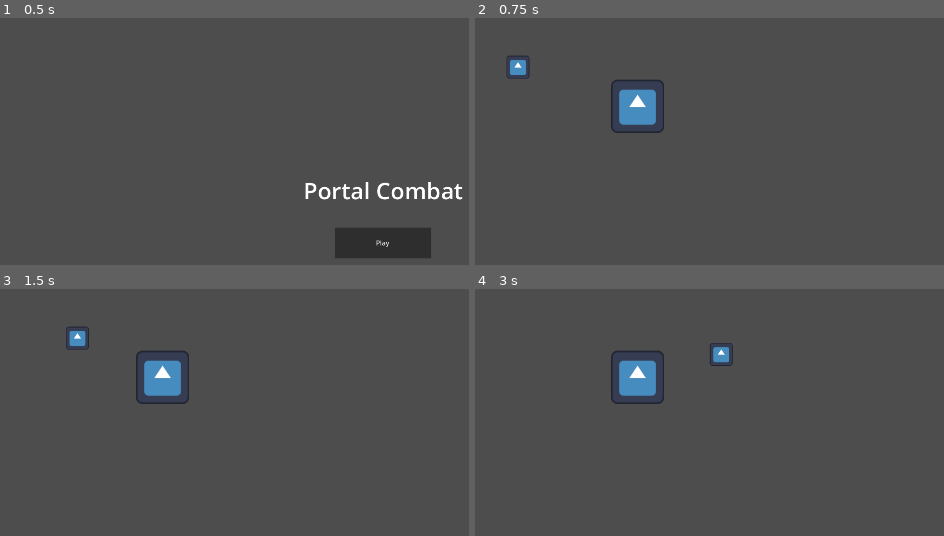
Above: before the commit, frames 1-4 (two rows, left to right).
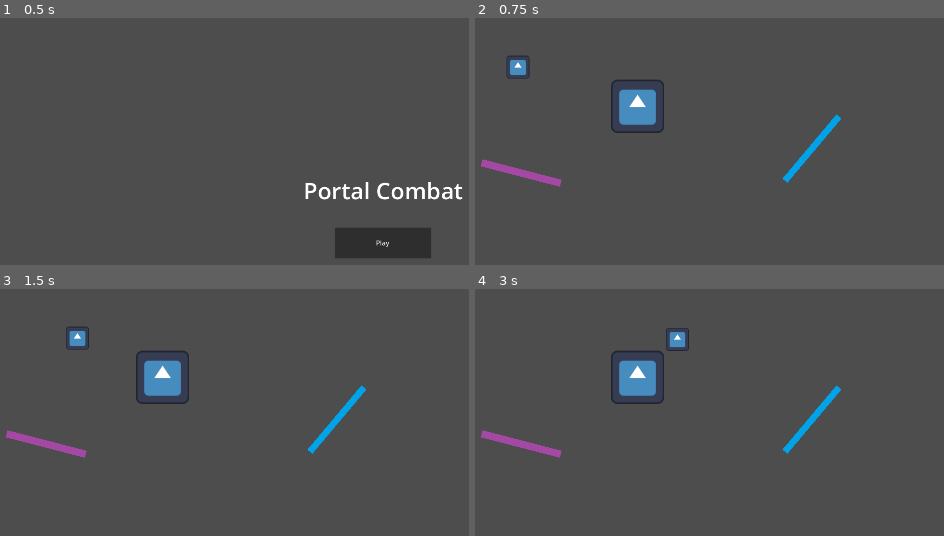
Above: after the commit, the same moments.

Repository: Atticus-Atticus/Portal-Combat
Game: Godot game, scene res://Scenes/MainMenu.tscn
Same seed, same stepped clock (60 frames per second), same inputs: the game is played once before the commit and once after it. The project has no main scene, so this scene is started directly. The engine's default icon, where the game draws it, is replaced by a stand-in: a white triangle on a blue panel in a dark square.
Inputs:
- Up to frame 1 (0.5 s): no input
- Up to frame 2 (0.75 s): click "Play" at 0.5 s
- Up to frame 3 (1.5 s): tap Enter at 1.25 s; hold D (RIGHT) from 1.28 s (still down)
- Up to frame 4 (3 s): release D (RIGHT) at 2.03 s; hold S (DOWN) 2.03-2.78 s; tap Space at 2.75 s; hold D (RIGHT) from 2.78 s (still down)

Frame 1 is identical in both runs. In frame 2, 1.0% of the frame differs, in the area x 1-79%, y 38-69%; in frame 3, 1.0%; in frame 4, 1.6%, in the area x 1-79%, y 15-69%.

Commit message:
redoing portals i forgot to push
i dont trust the changed files thou

Diff:
--- a/Scenes/TestLevel.tscn
+++ b/Scenes/TestLevel.tscn
@@ -1,9 +1,11 @@
-[gd_scene load_steps=9 format=3 uid="uid://i12xgox118vy"]
+[gd_scene load_steps=11 format=3 uid="uid://i12xgox118vy"]
 
 [ext_resource type="Script" path="res://Scripts/player_controls_script.gd" id="1_lc62b"]
 [ext_resource type="Texture2D" uid="uid://b1dycvt76lblu" path="res://icon.svg" id="2_psq52"]
 [ext_resource type="Script" path="res://Scripts/leftportscript.gd" id="3_wygb7"]
 [ext_resource type="Script" path="res://Scripts/Rightportscript.gd" id="4_0se4o"]
+[ext_resource type="Texture2D" uid="uid://l0t8xiw70xma" path="res://Temp Textures/TempPurple.png" id="4_c5qg2"]
+[ext_resource type="Texture2D" uid="uid://c2rcdbe07c4xw" path="res://Temp Textures/TempTextureBlue.png" id="6_gj50w"]
 
 [sub_resource type="RectangleShape2D" id="RectangleShape2D_dcfyn"]
 size = Vector2(128, 128)
@@ -42,22 +44,32 @@
 texture = ExtResource("2_psq52")
 
 [node name="Leftport" type="Area2D" parent="."]
-position = Vector2(142, 264)
-rotation = 1.5708
+position = Vector2(249, 391)
+rotation = 0.253073
 
 [node name="CollisionShape2D" type="CollisionShape2D" parent="Leftport"]
-position = Vector2(-1.00012, 15)
+position = Vector2(-100, 0)
 shape = SubResource("RectangleShape2D_0hado")
 script = ExtResource("3_wygb7")
 
+[node name="Sprite2D" type="Sprite2D" parent="Leftport"]
+position = Vector2(-99, 6.00036)
+scale = Vector2(0.326379, -0.0289205)
+texture = ExtResource("4_c5qg2")
+
 [node name="Rightport" type="Area2D" parent="."]
-position = Vector2(602, 157)
-rotation = 3.14159
+position = Vector2(788, 394)
+rotation = 2.27067
 
 [node name="CollisionShape2D" type="CollisionShape2D" parent="Rightport"]
-position = Vector2(0, 47)
+position = Vector2(-100, 0)
 shape = SubResource("RectangleShape2D_wal1i")
 script = ExtResource("4_0se4o")
 
+[node name="Sprite2D" type="Sprite2D" parent="Rightport"]
+position = Vector2(-101.289, 4.88832)
+scale = Vector2(0.165329, 0.0223126)
+texture = ExtResource("6_gj50w")
+
 [connection signal="body_entered" from="Leftport" to="Leftport/CollisionShape2D" method="_on_leftport_body_entered"]
 [connection signal="body_entered" from="Rightport" to="Rightport/CollisionShape2D" method="_on_rightport_body_entered"]
--- a/Scripts/Rightportscript.gd
+++ b/Scripts/Rightportscript.gd
@@ -14,15 +14,4 @@
 
 
 func _on_rightport_body_entered(body: Node2D) -> void:
-	body.position = $"../../Leftport".position
-
-
-	if round($"..".rotation_degrees - $"../../Leftport".rotation_degrees) / 90  == 3:
-		body.velocity.x = - body.velocity.y
-		body.velocity.y = - body.velocity.x
-	elif round($"..".rotation_degrees - $"../../Leftport".rotation_degrees) / 90 == 1:
-		body.velocity.x = body.velocity.y
-		body.velocity.y = body.velocity.x
-	elif round($"..".rotation_degrees - $"../../Leftport".rotation_degrees) / 90 == 2:
-		body.velocity.x = - body.velocity.x
-		body.velocity.y = - body.velocity.y
+	pass
--- a/Scripts/leftportscript.gd
+++ b/Scripts/leftportscript.gd
@@ -12,17 +12,20 @@
 
 
 func _on_leftport_body_entered(body: Node2D) -> void:
-	body.position = $"../../Rightport".position
-	print(round($"../../Rightport".rotation_degrees - $"..".rotation_degrees   ))
+	var xtemp : float
+	var ytemp : float
+	var lefttemp : float
 
-	if round($"../../Rightport".rotation_degrees - $"..".rotation_degrees) / 90  == 3:
-		body.velocity.x = - body.velocity.y
-		body.velocity.y = - body.velocity.x
-	elif round($"../../Rightport".rotation_degrees - $"..".rotation_degrees) / 90 == 1:
-		body.velocity.x = body.velocity.y
-		body.velocity.y = body.velocity.x
-	elif round($"../../Rightport".rotation_degrees - $"..".rotation_degrees) / 90 == 2:
-		body.velocity.x = - body.velocity.x
-		body.velocity.y = - body.velocity.y
+	ytemp = $"../../Rightport".position.y - ((sqrt(pow(body.position.y - $"..".position.y,2) + pow(body.position.x - $"..".position.x,2))) * sin($"../../Rightport".rotation))
+	xtemp = $"../../Rightport".position.x - ((sqrt(pow(body.position.y - $"..".position.y,2) + pow(body.position.x - $"..".position.x,2))) * cos($"../../Rightport".rotation))
+	body.position.x = xtemp
+	body.position.y = ytemp
+
+
+	ytemp = ((sqrt(pow(body.velocity.x,2) + pow(body.velocity.y,2))) * sin($"../../Rightport".rotation - (PI / 2)))
+	xtemp =  ((sqrt(pow(body.velocity.x,2) + pow(body.velocity.y,2))) * cos($"../../Rightport".rotation - (PI / 2)))
+	body.velocity.x = xtemp
+	body.velocity.y =  ytemp
+
 
 	pass # Replace with function body.
Not shown, added: NPCs/EAback.png.import
Not shown, added: NPCs/EAdie.png.import
Not shown, added: NPCs/EAfront.png.import
Not shown, added: NPCs/EAside.png.import
Not shown, added: NPCs/EBback.png.import
Not shown, added: NPCs/EBdie.png.import
Not shown, added: NPCs/EBfront.png.import
Not shown, added: NPCs/EBside.png.import
Not shown, added: NPCs/EDback.png.import
Not shown, added: NPCs/EDdie.png.import
Not shown, added: NPCs/EDfront.png.import
Not shown, added: NPCs/EDside.png.import
(and 5 more such lines)
